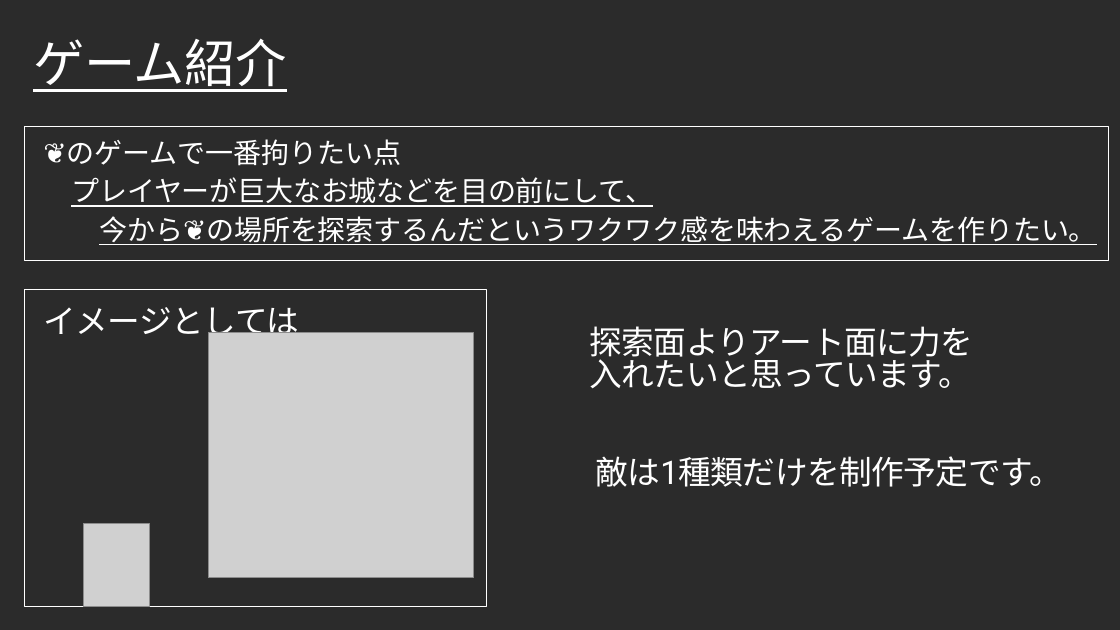
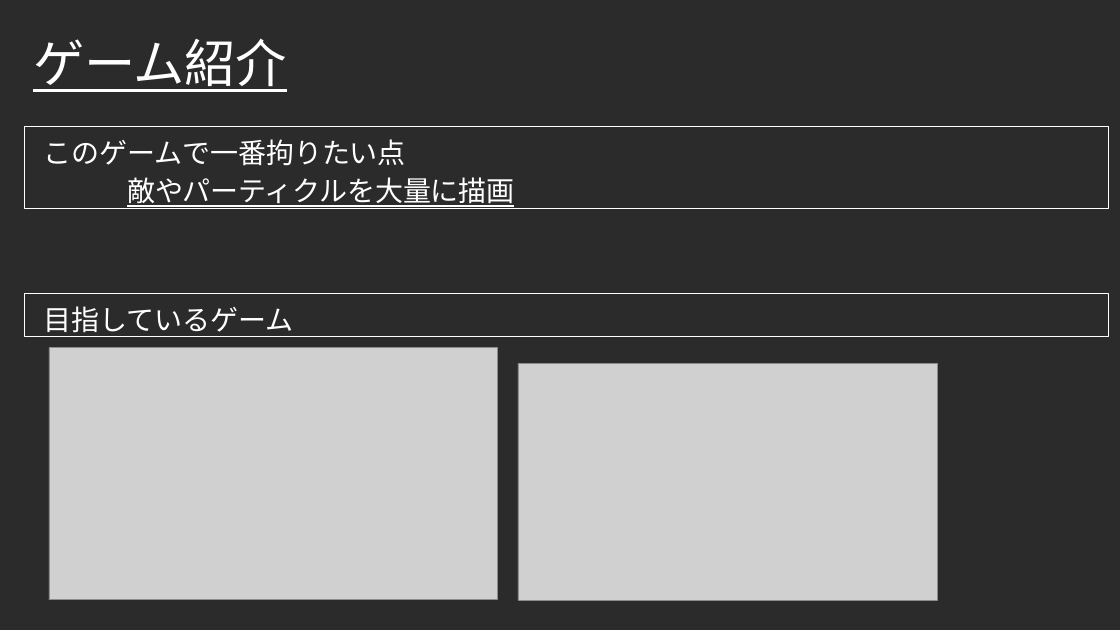
Before and after one commit to Takeshi0106/Action_Game, a slide deck: slide 4 of 就職作品制作アピール.pptx. Drawn at 1120x630 pixels with LibreOffice and Linux fonts; fonts in the diff are those of the drawing; grey boxes stand for pictures; background and template pictures are left out; a plain dark background stands for a picture behind light text. Boxes give left, top, right and bottom in pixels: in the first picture for what was removed or moved away, otherwise in the second. Text is boxed around its words. In the diff, an @@ line names an element or a change of style, - is before the commit and + after.

```diff
--- a/就職作品制作アピール.pptx
+++ b/就職作品制作アピール.pptx
@@ rectangle "このゲームで一番拘りたい点": place and size @@
-rectangle "このゲームで一番拘りたい点" at <box>24,127,1108,260</box>
+rectangle "このゲームで一番拘りたい点" at <box>24,127,1108,208</box>
@@ text in rectangle at <box>43,139,514,209</box>: text changed @@
-❦のゲームで一番拘りたい点
-プレイヤーが巨大なお城などを目の前にして、
-今から❦の場所を探索するんだというワクワク感を味わえるゲームを作りたい。
+このゲームで一番拘りたい点
+敵やパーティクルを大量に描画
@@ rectangle removed at <box>24,290,486,607</box> @@
-イメージとしては
@@ rectangle added at <box>24,294,1108,337</box>, outline #FFFFFF 0.75 pt, 24 pt, text #FFFFFF @@
+目指しているゲーム
@@ text removed at <box>590,326,974,388</box> @@
-探索面よりアート面に力を入れたいと思っています。
@@ picture: place and size @@
-picture at <box>208,333,474,578</box>
+picture at <box>49,348,497,600</box>
@@ picture added at <box>518,364,939,601</box> @@
@@ text removed at <box>595,456,1061,487</box> @@
-敵は1種類だけを制作予定です。
@@ picture removed at <box>83,523,150,607</box> @@
```
Also in this commit, not shown: 3 other slides changed, 1 other file.
